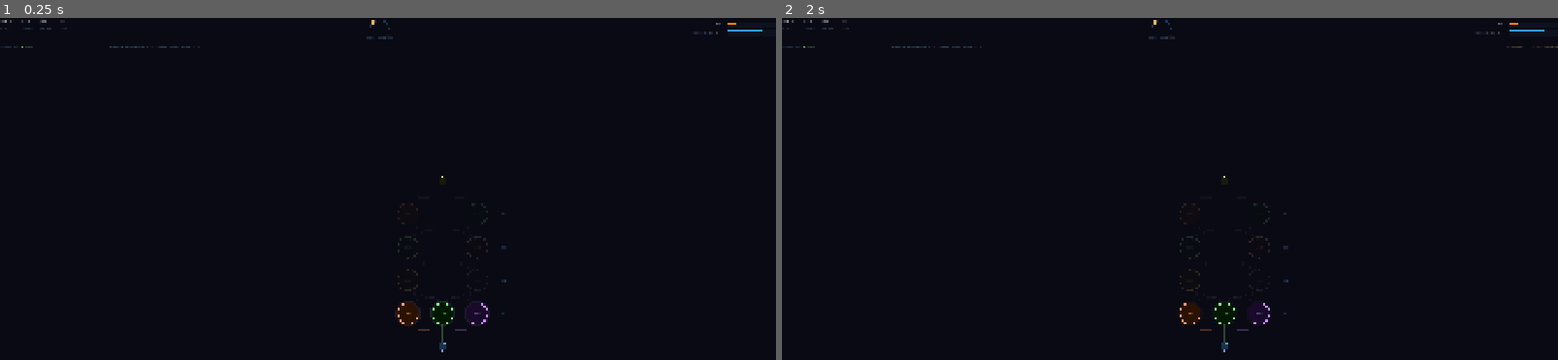
Above: before the commit, frames 1-2 (left to right).
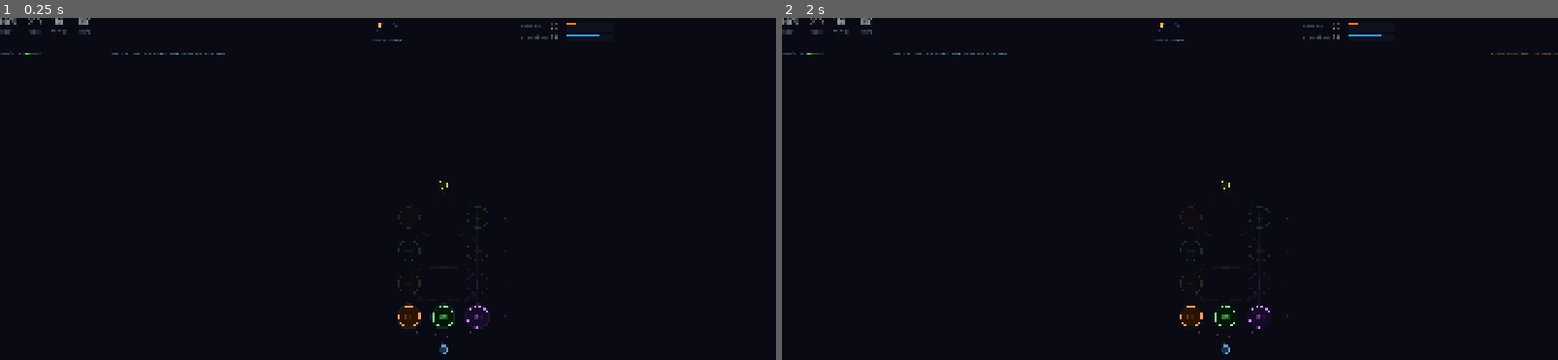
Above: after the commit, the same moments.

Repository: mcgrj/deadreckoning
Game: Godot game, scene res://src/ui/RunScene.tscn
The game is run twice, just before and just after one commit, with the same random seed, the same clock (stepped at 60 frames per second) and the same inputs. This scene is started directly instead of the project's main scene.
Inputs (mouse positions are in pixels of both pictures, inside the frame that each line leads up to):
- Up to frame 1 (0.25 s): no input
- Up to frame 2 (2 s): tap Enter at 0.5 s; move the mouse to (1224, 253) at 0.52 s; click (1224, 253) at 0.67 s; tap Space at 0.77, 1.25, 1.52 s; move the mouse to (1014, 257) at 1.27 s; click (1014, 257) at 1.42 s

The runs differ from the first frame. In frame 1, 1.1% of the frame differs, in the area x 0-99%, y 0-99%; in frame 2, 1.0%.

Commit message:
fix: readability pass and click-during-travel advancement
- RouteMapNode: clicking while travelling now emits node_selected(null)
  to advance the tick instead of silently discarding the click
- RunScene: guard _on_node_selected against null node; add VSeparator
  between LogPanel and route map; enlarge breadcrumb font (10→13px)
- StatsBar: increase bar height 56→72px; stat values 13→18px, key
  labels 9→11px, bar rows 9→11px values 11→14px; left section expands
  instead of shrinking into the corner
- LogPanel: brighter entry colours throughout; message font 11→13px,
  source font 9→10px, tick font 10→11px; header font 9→11px

Co-Authored-By: Claude Sonnet 4.6 <noreply@anthropic.com>

Diff:
--- a/game/src/ui/LogPanel.gd
+++ b/game/src/ui/LogPanel.gd
@@ -33,14 +33,14 @@
 
 	var title_lbl := Label.new()
 	title_lbl.text = "SHIP'S LOG"
-	title_lbl.add_theme_font_size_override("font_size", 9)
-	title_lbl.add_theme_color_override("font_color", Color(0.29, 0.48, 0.67))
+	title_lbl.add_theme_font_size_override("font_size", 11)
+	title_lbl.add_theme_color_override("font_color", Color(0.5, 0.7, 0.85))
 	header.add_child(title_lbl)
 
 	var live_lbl := Label.new()
 	live_lbl.text = "● LIVE"
-	live_lbl.add_theme_font_size_override("font_size", 9)
-	live_lbl.add_theme_color_override("font_color", Color(0.25, 0.6, 0.25))
+	live_lbl.add_theme_font_size_override("font_size", 11)
+	live_lbl.add_theme_color_override("font_color", Color(0.35, 0.75, 0.35))
 	header.add_child(live_lbl)
 
 	_scroll = ScrollContainer.new()
@@ -87,8 +87,8 @@
 	tick_lbl.text = str(entry.get("tick", 0))
 	tick_lbl.custom_minimum_size.x = 28
 	tick_lbl.horizontal_alignment = HORIZONTAL_ALIGNMENT_RIGHT
-	tick_lbl.add_theme_font_size_override("font_size", 10)
-	tick_lbl.add_theme_color_override("font_color", Color(0.2, 0.3, 0.45))
+	tick_lbl.add_theme_font_size_override("font_size", 11)
+	tick_lbl.add_theme_color_override("font_color", Color(0.35, 0.48, 0.62))
 	hbox.add_child(tick_lbl)
 
 	var content_vbox := VBoxContainer.new()
@@ -101,14 +101,14 @@
 
 	var src_lbl := Label.new()
 	src_lbl.text = source.to_upper()
-	src_lbl.add_theme_font_size_override("font_size", 9)
+	src_lbl.add_theme_font_size_override("font_size", 10)
 	src_lbl.add_theme_color_override("font_color", colors[0])
 	content_vbox.add_child(src_lbl)
 
 	var msg_lbl := Label.new()
 	msg_lbl.text = entry.get("message", "")
 	msg_lbl.autowrap_mode = TextServer.AUTOWRAP_WORD
-	msg_lbl.add_theme_font_size_override("font_size", 11)
+	msg_lbl.add_theme_font_size_override("font_size", 13)
 	msg_lbl.add_theme_color_override("font_color", colors[1])
 	content_vbox.add_child(msg_lbl)
 
@@ -139,11 +139,11 @@
 static func _entry_colors(source: String) -> Array[Color]:
 	var s := source.to_upper()
 	if s.contains("RESOLUTION") or s.contains("RESOLVED"):
-		return [Color.html("#3a6040"), Color.html("#66aa66")]  # resolved
+		return [Color.html("#55aa66"), Color.html("#88dd88")]  # resolved
 	if s.contains("INCIDENT"):
-		return [Color.html("#804020"), Color.html("#ffaa66")]  # incident
+		return [Color.html("#cc6622"), Color.html("#ffcc88")]  # incident
 	if s.contains("RUM") or s.contains("SUPPLY"):
-		return [Color.html("#806040"), Color.html("#cc9944")]  # warn
+		return [Color.html("#aa8833"), Color.html("#eebb55")]  # warn
 	if s.contains("EFFECT"):
-		return [Color.html("#2a3a4a"), Color.html("#4a7080")]  # effect
-	return [Color.html("#4a6a8a"), Color.html("#7a9aaa")]      # event
+		return [Color.html("#5580a0"), Color.html("#88bbcc")]  # effect
+	return [Color.html("#6090b0"), Color.html("#a0c8dc")]      # event
--- a/game/src/ui/RouteMapNode.gd
+++ b/game/src/ui/RouteMapNode.gd
@@ -99,7 +99,12 @@
 	var mb := event as InputEventMouseButton
 	if not mb.pressed or mb.button_index != MOUSE_BUTTON_LEFT:
 		return
-	if _route == null or _route.is_travelling():
+	if _route == null:
+		return
+	# While travelling, any click advances the tick (null signals "just advance").
+	if _route.is_travelling():
+		node_selected.emit(null)
+		get_viewport().set_input_as_handled()
 		return
 	# mb.position is local to this Control; subtract _offset for canvas-local coords
 	var canvas_mouse := mb.position - _offset
--- a/game/src/ui/RunScene.gd
+++ b/game/src/ui/RunScene.gd
@@ -61,6 +61,8 @@
 	_log_panel.size_flags_vertical = Control.SIZE_EXPAND_FILL
 	body.add_child(_log_panel)
 
+	body.add_child(VSeparator.new())
+
 	# Right: header strip + right slot
 	var right_vbox := VBoxContainer.new()
 	right_vbox.size_flags_horizontal = Control.SIZE_EXPAND_FILL
@@ -74,14 +76,14 @@
 	right_vbox.add_child(header_strip)
 
 	_breadcrumb = Label.new()
-	_breadcrumb.add_theme_font_size_override("font_size", 10)
-	_breadcrumb.add_theme_color_override("font_color", Color(0.4, 0.6, 0.7))
+	_breadcrumb.add_theme_font_size_override("font_size", 13)
+	_breadcrumb.add_theme_color_override("font_color", Color(0.55, 0.75, 0.85))
 	_breadcrumb.size_flags_horizontal = Control.SIZE_EXPAND_FILL
 	header_strip.add_child(_breadcrumb)
 
 	_status_label = Label.new()
-	_status_label.add_theme_font_size_override("font_size", 10)
-	_status_label.add_theme_color_override("font_color", Color(0.7, 0.5, 0.3))
+	_status_label.add_theme_font_size_override("font_size", 13)
+	_status_label.add_theme_color_override("font_color", Color(0.85, 0.6, 0.3))
 	header_strip.add_child(_status_label)
 
 	# Right slot container
@@ -115,7 +117,9 @@
 
 
 func _on_node_selected(node: RouteNode) -> void:
-	_route.select_node(node)
+	# node is null when RouteMapNode emits an advance-while-travelling click
+	if node != null:
+		_route.select_node(node)
 	_status_label.text = ""
 	_refresh_breadcrumb()
 	_route_map.refresh()
--- a/game/src/ui/StatsBar.gd
+++ b/game/src/ui/StatsBar.gd
@@ -20,18 +20,18 @@
 
 
 func _ready() -> void:
-	custom_minimum_size = Vector2(0, 56)
+	custom_minimum_size = Vector2(0, 72)
 
 	var root_hbox := HBoxContainer.new()
 	root_hbox.set_anchors_and_offsets_preset(Control.PRESET_FULL_RECT)
 	root_hbox.add_theme_constant_override("separation", 16)
 	add_child(root_hbox)
 
-	# Left: secondary stats
+	# Left: secondary stats — expand so they're not crammed in the corner
 	var left := HBoxContainer.new()
-	left.size_flags_horizontal = Control.SIZE_SHRINK_BEGIN
-	left.add_theme_constant_override("separation", 20)
-	left.alignment = BoxContainer.ALIGNMENT_CENTER
+	left.size_flags_horizontal = Control.SIZE_EXPAND_FILL
+	left.add_theme_constant_override("separation", 28)
+	left.alignment = BoxContainer.ALIGNMENT_BEGIN
 	root_hbox.add_child(left)
 
 	_ship_val = _add_stat(left, "SHIP")
@@ -51,84 +51,84 @@
 	centre.add_child(clock_vbox)
 
 	_clock = WorldClock.new()
-	_clock.custom_minimum_size = Vector2(80, 36)
+	_clock.custom_minimum_size = Vector2(80, 40)
 	clock_vbox.add_child(_clock)
 
 	_day_label = Label.new()
 	_day_label.horizontal_alignment = HORIZONTAL_ALIGNMENT_CENTER
-	_day_label.add_theme_font_size_override("font_size", 9)
-	_day_label.add_theme_color_override("font_color", Color(0.29, 0.48, 0.67))
+	_day_label.add_theme_font_size_override("font_size", 12)
+	_day_label.add_theme_color_override("font_color", Color(0.45, 0.65, 0.82))
 	_day_label.text = "Day 1 · DAWN"
 	clock_vbox.add_child(_day_label)
 
 	# Right: Burden + Command bars
 	var right := VBoxContainer.new()
-	right.size_flags_horizontal = Control.SIZE_SHRINK_END
-	right.add_theme_constant_override("separation", 6)
+	right.size_flags_horizontal = Control.SIZE_EXPAND_FILL
+	right.add_theme_constant_override("separation", 8)
 	right.alignment = BoxContainer.ALIGNMENT_CENTER
 	root_hbox.add_child(right)
 
 	# Burden bar row
 	var burden_row := HBoxContainer.new()
-	burden_row.add_theme_constant_override("separation", 6)
+	burden_row.add_theme_constant_override("separation", 8)
 	right.add_child(burden_row)
 	var burden_lbl := Label.new()
 	burden_lbl.text = "BURDEN"
-	burden_lbl.add_theme_font_size_override("font_size", 9)
-	burden_lbl.add_theme_color_override("font_color", Color(0.4, 0.5, 0.6))
-	burden_lbl.custom_minimum_size.x = 52
+	burden_lbl.add_theme_font_size_override("font_size", 11)
+	burden_lbl.add_theme_color_override("font_color", Color(0.55, 0.65, 0.72))
+	burden_lbl.custom_minimum_size.x = 64
 	burden_row.add_child(burden_lbl)
 	_burden_val = Label.new()
-	_burden_val.add_theme_font_size_override("font_size", 11)
-	_burden_val.custom_minimum_size.x = 24
+	_burden_val.add_theme_font_size_override("font_size", 14)
+	_burden_val.custom_minimum_size.x = 30
 	burden_row.add_child(_burden_val)
 	var burden_bg := ColorRect.new()
-	burden_bg.custom_minimum_size = Vector2(BAR_MAX_WIDTH, 6)
+	burden_bg.custom_minimum_size = Vector2(BAR_MAX_WIDTH, 8)
 	burden_bg.color = Color(0.05, 0.07, 0.12)
 	burden_row.add_child(burden_bg)
 	_burden_fill = ColorRect.new()
 	_burden_fill.color = Color(1.0, 0.5, 0.1)
-	_burden_fill.custom_minimum_size = Vector2(0, 6)
+	_burden_fill.custom_minimum_size = Vector2(0, 8)
 	burden_bg.add_child(_burden_fill)
 
 	# Command bar row
 	var command_row := HBoxContainer.new()
-	command_row.add_theme_constant_override("separation", 6)
+	command_row.add_theme_constant_override("separation", 8)
 	right.add_child(command_row)
 	var command_lbl := Label.new()
 	command_lbl.text = "COMMAND"
-	command_lbl.add_theme_font_size_override("font_size", 9)
-	command_lbl.add_theme_color_override("font_color", Color(0.4, 0.5, 0.6))
-	command_lbl.custom_minimum_size.x = 52
+	command_lbl.add_theme_font_size_override("font_size", 11)
+	command_lbl.add_theme_color_override("font_color", Color(0.55, 0.65, 0.72))
+	command_lbl.custom_minimum_size.x = 64
 	command_row.add_child(command_lbl)
 	_command_val = Label.new()
-	_command_val.add_theme_font_size_override("font_size", 11)
-	_command_val.custom_minimum_size.x = 24
+	_command_val.add_theme_font_size_override("font_size", 14)
+	_command_val.custom_minimum_size.x = 30
 	command_row.add_child(_command_val)
 	var command_bg := ColorRect.new()
-	command_bg.custom_minimum_size = Vector2(BAR_MAX_WIDTH, 6)
+	command_bg.custom_minimum_size = Vector2(BAR_MAX_WIDTH, 8)
 	command_bg.color = Color(0.05, 0.07, 0.12)
 	command_row.add_child(command_bg)
 	_command_fill = ColorRect.new()
 	_command_fill.color = Color(0.2, 0.6, 1.0)
-	_command_fill.custom_minimum_size = Vector2(0, 6)
+	_command_fill.custom_minimum_size = Vector2(0, 8)
 	command_bg.add_child(_command_fill)
 
 
 func _add_stat(parent: HBoxContainer, key: String) -> Label:
 	var vbox := VBoxContainer.new()
-	vbox.add_theme_constant_override("separation", 1)
+	vbox.add_theme_constant_override("separation", 2)
 	parent.add_child(vbox)
 
 	var val := Label.new()
 	val.text = "—"
-	val.add_theme_font_size_override("font_size", 13)
+	val.add_theme_font_size_override("font_size", 18)
 	vbox.add_child(val)
 
 	var lbl := Label.new()
 	lbl.text = key
-	lbl.add_theme_font_size_override("font_size", 9)
-	lbl.add_theme_color_override("font_color", Color(0.3, 0.5, 0.6))
+	lbl.add_theme_font_size_override("font_size", 11)
+	lbl.add_theme_color_override("font_color", Color(0.45, 0.62, 0.72))
 	vbox.add_child(lbl)
 
 	return val
